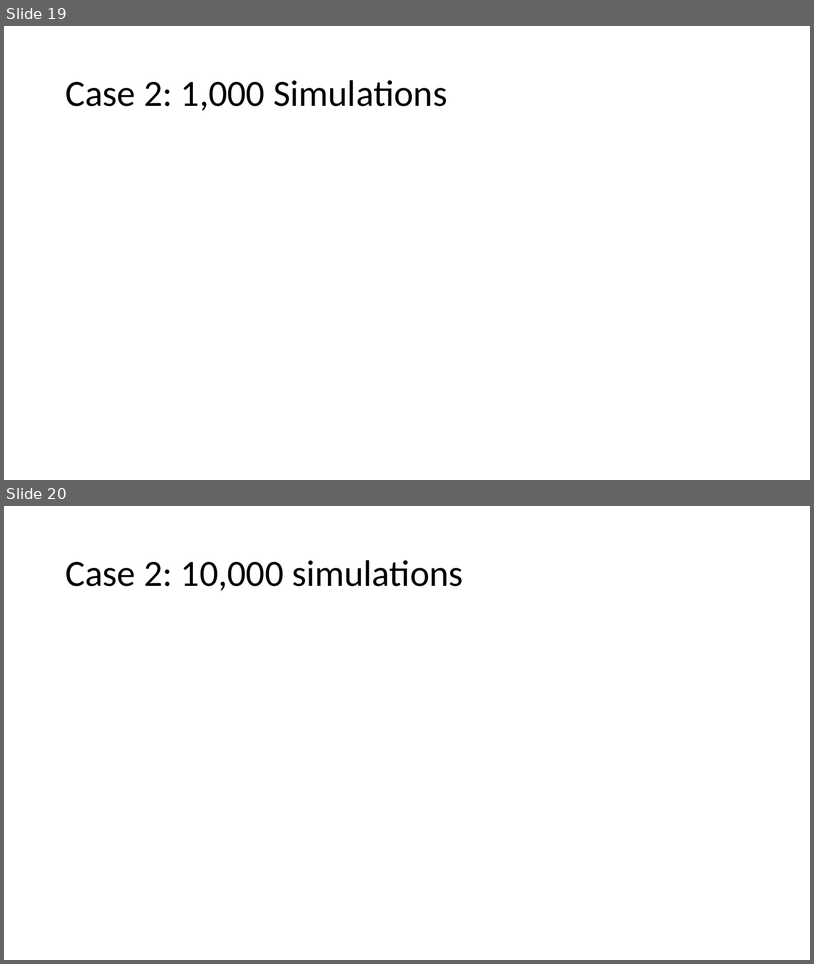
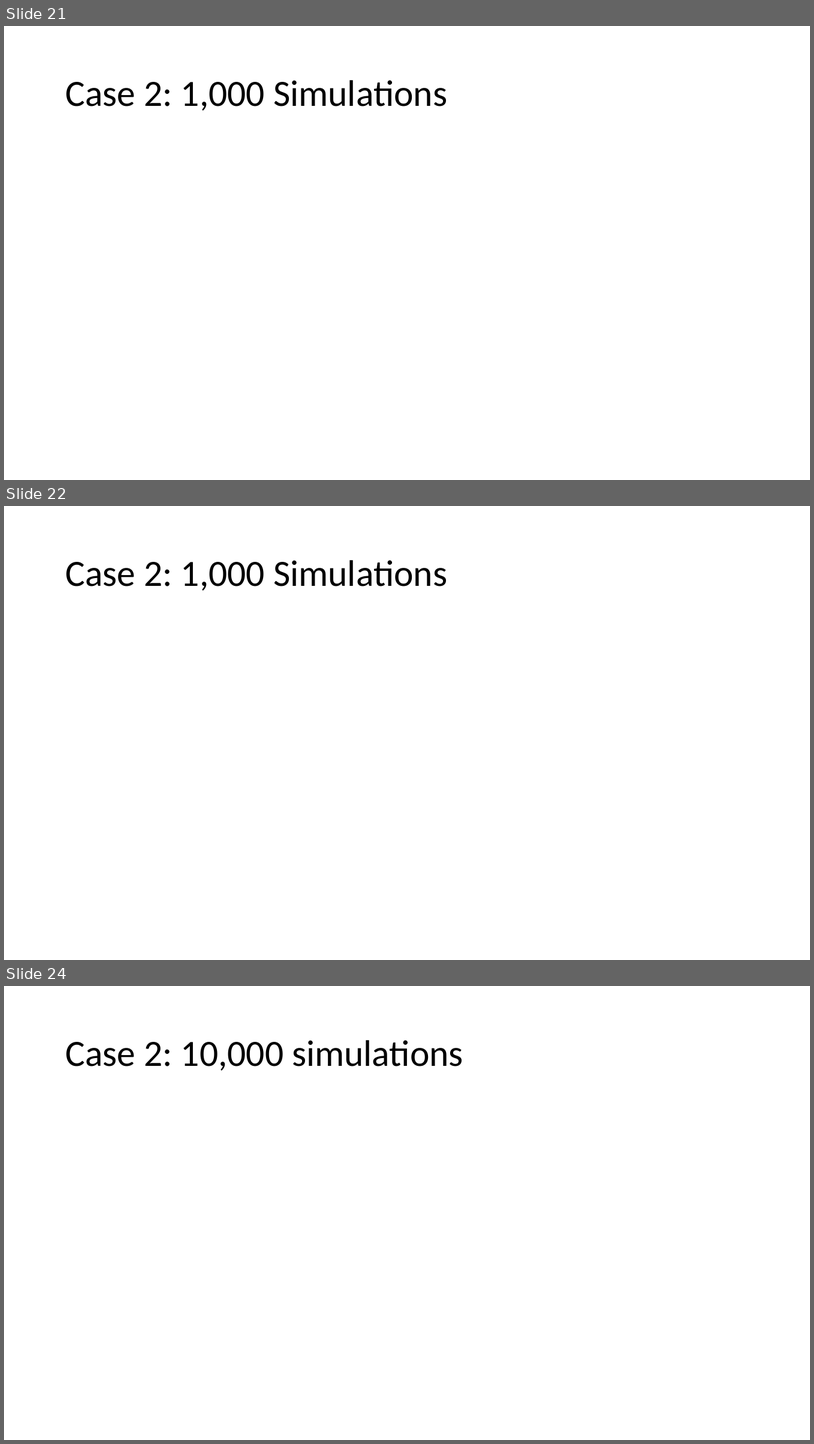
Before and after one commit to Tsmith5151/Capstone, a slide deck: GUI/Version4/Capstone Results.pptx. Shown one above the other, each under a label of ours: slides 19 and 20 before the commit, slides 21, 22 and 24 after it; the slides between them are not shown. The pictures are 814x964 and 814x1444 pixels, drawn with LibreOffice and Linux fonts; fonts in the diff are those of the drawing. Boxes give left, top, right and bottom in pixels: in the first picture for what was removed or moved away, otherwise in the second. Text is boxed around its words. In the diff, an @@ line names an element or a change of style, - is before the commit and + after.

```diff
--- a/GUI/Version4/Capstone Results.pptx
+++ b/GUI/Version4/Capstone Results.pptx
@@ slide 22 added at [4,506,810,960], background #FFFFFF @@
@@ title added at [65,560,447,591], 44 pt, text #000000 @@
+Case 2: 1,000 Simulations
@@ what was slide 19 is now slide 21 @@
@@ what was slide 20 is now slide 24 @@
```
Also in this commit, not shown: 3 slides changed, 3 other slides added.
